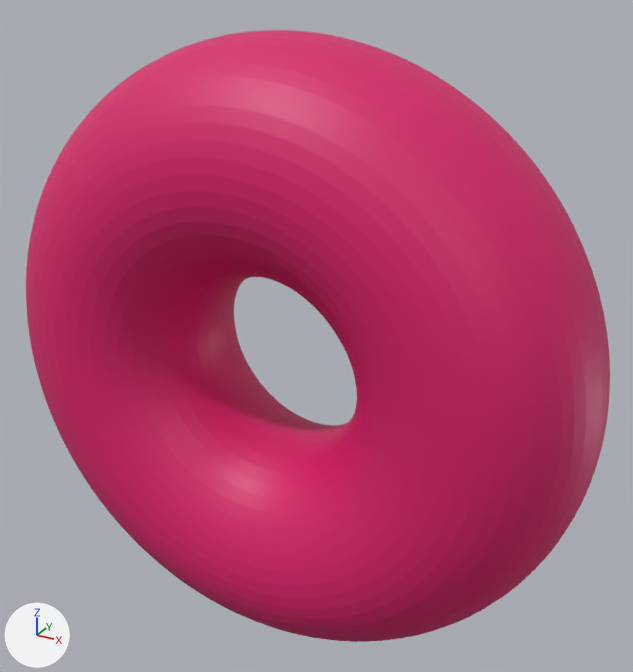
The glTF model assets/torus_grid_sweep/torus_R0_r4.glb as it was, and as the next commit left it.
Rendered twice from a 50 mm lens placed at (10.28, -17.27, 9.36), pointed at (0.51, 0.51, 0.47). Every picture has the same lights, and +X, +Y and +Z are marked at lower left. The older version comes first. Where no turn or scale is listed for an object, it has been applied to the vertices.

Before the edit, the objects in view are built like this:
```python
me_geometry_0 = bpy.data.meshes.new('geometry_0')
me_geometry_0.from_pydata(...)  # 5000 vertices, 10000 faces; spans x -7.8..7.8, y -2.8..2.8, z -7.8..7.8
me_geometry_0.materials.append(mat_defaultmaterial)
ob_geometry_0 = bpy.data.objects.new('geometry_0', me_geometry_0)
ob_geometry_0.location = (0.0, 0.0, 0.0)
```
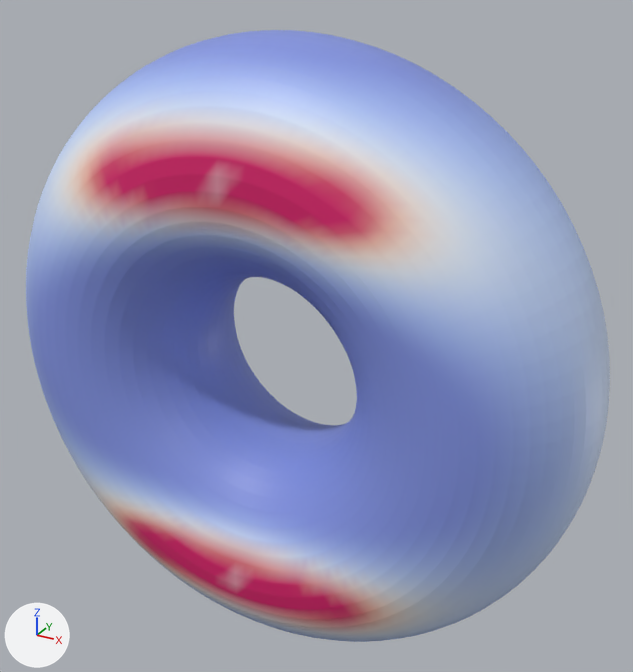
Edits to the scene script, one JSON object a line:
```json
{"block": "me_geometry_0", "where": "me_geometry_0.from_pydata(...)  # 5000 vertices, 10000 faces; spans x -7.8..7.8, y -2.8..2.8, z -7.8..7.8"}
{"block": "me_geometry_0", "where": "# used by ob_geometry_0; location = (0.0, 0.0, 0.0)"}
{"block": "me_geometry_0", "change": "me_geometry_0 part 1: 8758 faces centred in x -7.8..7.8, y -2.8..2.8, z -7.8..7.8 are repainted in the vertex colours; the middle colour goes from pink #da1c6c to blue #94a8e9"}
{"block": "me_geometry_0", "change": "me_geometry_0 part 2: 1004 faces centred in x -4.3..4.3, y -2.8..2.8, z -6.1..6.1 are repainted in the vertex colours; the middle colour goes from pink #da1c6c to pink #eaaaad"}
```

Boxes [x1, y1, x2, y2] around the edits, measured in the pictures (633 x 672 px):
```json
{"part": 1, "of": "me_geometry_0", "change": "recoloured", "before": [26, 30, 610, 642], "after": [26, 30, 610, 642], "on screen": "pink to blue"}
{"part": 2, "of": "me_geometry_0", "change": "recoloured", "before": [72, 115, 427, 634], "after": [72, 115, 427, 634], "on screen": "lighter"}
```
